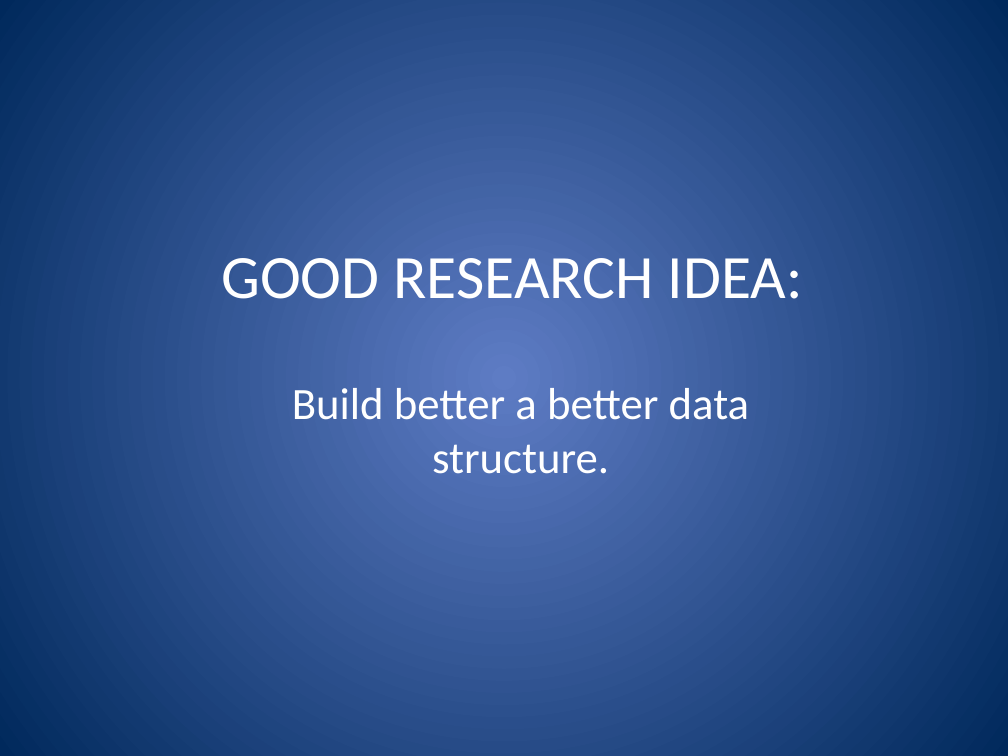
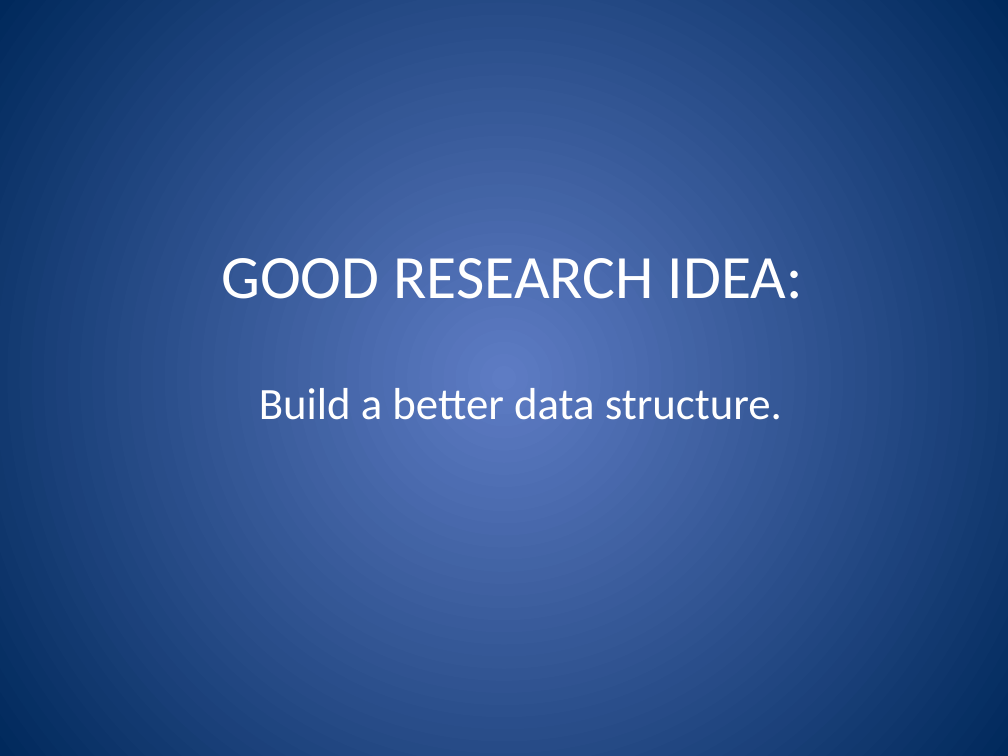
Before and after one commit to nfeltman/RayView, a slide deck: slide 10 of documentation/GroupMeetingPresentation.pptx. Drawn at 1008x756 pixels with LibreOffice and Linux fonts; fonts in the diff are those of the drawing. Boxes give left, top, right and bottom in pixels: in the first picture for what was removed or moved away, otherwise in the second. Text is boxed around its words. In the diff, an @@ line names an element or a change of style, - is before the commit and + after.

```diff
--- a/documentation/GroupMeetingPresentation.pptx
+++ b/documentation/GroupMeetingPresentation.pptx
@@ subtitle at (259, 388, 782, 420): text changed @@
-Build better a better data structure.
+Build a better data structure.
```
Also in this commit, not shown: 8 other slides changed, 13 slides added, 2 slides removed.
